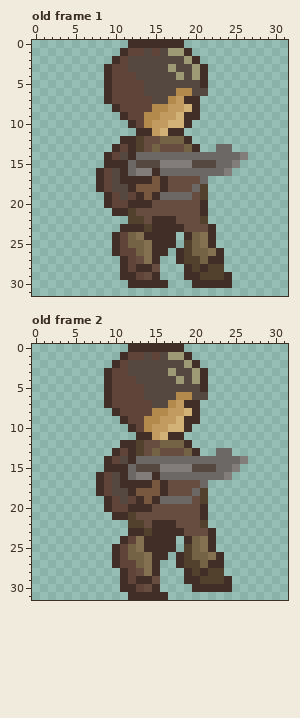
Two versions of one pixel-art file, Game Sprites/With new color/Sprite With Animation/Fixed/character - Jump.aseprite. That is the earlier state.
32x32 pixels, 2 frames. Shown: old frame 1, old frame 2. The commit also changed other frames, which this record leaves out.
And afterwards:
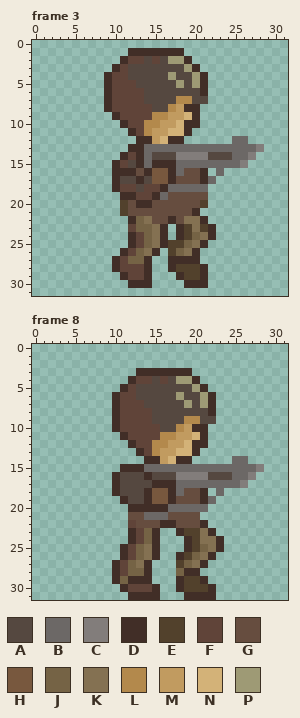
Palette (. is transparent): A #554840  B #6c6866  C #827d7b  D #412e27  E #52412c  F #604439  G #664d3f  H #78583e  J #756345  K #847152  L #b3894c  M #c19b60  N #d3b278  P #9e9a75
A new or re-ordered frame is compared with the old frame closest to it.
From the commit log: Jump effect on ground hit
The exact change:
frames 2 -> 9
--- frame 3 is new; against old frame 1
@@ x 0..31 @@
- 0 ............DDDDDDD.............
- 1 ...........DFFAFAPPD............
- 2 ..........DFAAAAAAAPD...........
- 3 .........DFFAAAAAPAAPD..........
- 4 .........DFFFAAAAAPAPD..........
- 5 .........DFFFFAAAAAAAD..........
- 6 .........DFFFFAAAALLAA..........
- 7 .........DFFFFFAALMDD...........
- 8 ..........DFFFFLLMMND...........
- 9 ...........DFFLLMMNDD...........
-10 ............DFLMMNND............
-11 .............DDMNDD.............
-12 ...........DDEGGJJJD............
-13 ..........DFDEGJGGGJD..BB.......
-14 .........DFADBBBBBBBBBBBBBC.....
-15 .........DDDBAAACCCCAAABBC......
-16 ........DFADBCCDBBBBBBBBC.......
-17 ........DFADDDDHDGGGGB..........
-18 ........DFAADHHHDGGGBE..........
-19 .........DFAFDHDBBBBGE..........
-20 .........DFFDDDGGGGGGD..........
-21 ..........DDEGGGGGGGGD..........
-22 ............EEGDDDGGGE..........
-23 ...........DDDEDDDDGGGD.........
-24 ..........DFJKDDDD.DJKD.........
-25 ..........DFJJKDDD.EJKD.........
-26 ..........DFFJKDD.DEJJKD........
-27 ...........DFGKD..DEEJDD........
-28 ...........DFDDG...DEDEE........
-29 ...........DDFGD...DDEEED.......
-30 ............DDDDD...DDDDD.......
+ 0 ................................
+ 1 ............DDDDDDD.............
+ 2 ...........DFFAFAPPD............
+ 3 ..........DFAAAAAAAPD...........
+ 4 .........DFFAAAAAPAAPD..........
+ 5 .........DFFFAAAAAPAPD..........
+ 6 .........DFFFFAAAAAAAD..........
+ 7 .........DFFFFAAAALLAA..........
+ 8 .........DFFFFFAALMDD...........
+ 9 ..........DFFFFLLMMND...........
+10 ...........DFFLLMMNDD...........
+11 ............DFLMMNND............
+12 .............DDMNDD......BB.....
+13 ............DDBBBBBBBBBBBBBBC...
+14 ...........DFDBAAACCCCAAABBC....
+15 ..........DFADBDDDBBBBBBBBC.....
+16 ..........DDDGDHHDBGGD.B........
+17 ..........DAADAHHDGGGDB.........
+18 ..........DFFAFFDBBBBB..........
+19 ...........DDFFDBGGGGG..........
+20 ...........EGDDGGGGGGE..........
+21 ...........EGGGGGGGGD...........
+22 ............DJKGGDGKKD..........
+23 ............FJJKD.DEKED.........
+24 ............DFJKD.DEJKD.........
+25 ............DFJKDEEJKD..........
+26 ...........DFJKD.EJKD...........
+27 ..........DFJJD..DDDD...........
+28 ..........DFFFD..DEEED..........
+29 ...........DFFD...DEED..........
+30 ............DDD....DDD..........
 31 ................................
--- frame 8 is new; against old frame 2
@@ x 0..31 @@
- 0 ............DDDDDDD.............
- 1 ...........DFFAFAPPD............
- 2 ..........DFAAAAAAAPD...........
- 3 .........DFFAAAAAPAAPD..........
- 4 .........DFFFAAAAAPAPD..........
- 5 .........DFFFFAAAAAAAD..........
- 6 .........DFFFFAAAALLAA..........
- 7 .........DFFFFFAALMDD...........
- 8 ..........DFFFFLLMMND...........
- 9 ...........DFFLLMMNDD...........
-10 ............DFLMMNND............
-11 .............DDMNDD.............
-12 ...........DDEGGJJJD............
-13 ..........DFDEGJGGGJD..BB.......
-14 .........DFADBBBBBBBBBBBBBC.....
-15 .........DDDBAAACCCCAAABBC......
-16 ........DFADBCCDBBBBBBBBC.......
-17 ........DFADDDDHDGGGGB..........
-18 ........DFAADHHHDGGGBE..........
-19 .........DFAFDHDBBBBGE..........
-20 .........DFFDDDGGGGGGD..........
-21 ..........DDEGGGGGGGGD..........
-22 ............EEGDDDGGGE..........
-23 ............DDEDDDDGGGD.........
-24 ...........DFKDDDD.DJKD.........
-25 ..........DFJKDDDD.EJKD.........
-26 ..........DFJJKDD.DEJJKD........
-27 ..........DFFJKD..DEEJDD........
-28 ...........DFGKD...DEDEE........
-29 ...........DFDDG...DDEEED.......
-30 ...........DDFGD....DDDDD.......
-31 ............DDDDD...............
+ 0 ................................
+ 1 ................................
+ 2 ................................
+ 3 .............DDDDDDD............
+ 4 ............DFFAFAPPD...........
+ 5 ...........DFAAAAAAAPD..........
+ 6 ..........DFFAAAAAPAAPD.........
+ 7 ..........DFFFAAAAAPAPD.........
+ 8 ..........DFFFFAAAAAAAD.........
+ 9 ..........DFFFFAAAALLAA.........
+10 ..........DFFFFFAALMDD..........
+11 ...........DFFFFLLMMND..........
+12 ............DFFLLMMNDD..........
+13 .............DFLMMNND...........
+14 ..............DDMNDD.....BB.....
+15 ...........DDDBBBBBBBBBBBBBBC...
+16 ..........DAAADAAACCCCAAABBC....
+17 ..........DAAAADDDBBBBBBBBC.....
+18 ..........DAAADHHDBGGD.B........
+19 ...........DAADHHDGGGDB.........
+20 ............DDDDDBBBBB..........
+21 ............GGBBBGGGG...........
+22 ............FGGGDDGGGD..........
+23 ............DFJD..DEEKD.........
+24 ............DFJD...DEKKD........
+25 ...........DFJKD...DEJKD........
+26 ...........DFJKD..DEJKD.........
+27 ..........DFJKD...EJKD..........
+28 ..........DFJJD...JDD...........
+29 ..........DJDDD...DEED..........
+30 ...........DFFFD..DEEED.........
+31 ............DDDD...DDDD.........
Where, in picture pixels (left, top, right, bottom), the same in both pictures:
changed: (96, 40, 264, 288)
changed: (96, 344, 264, 600)
